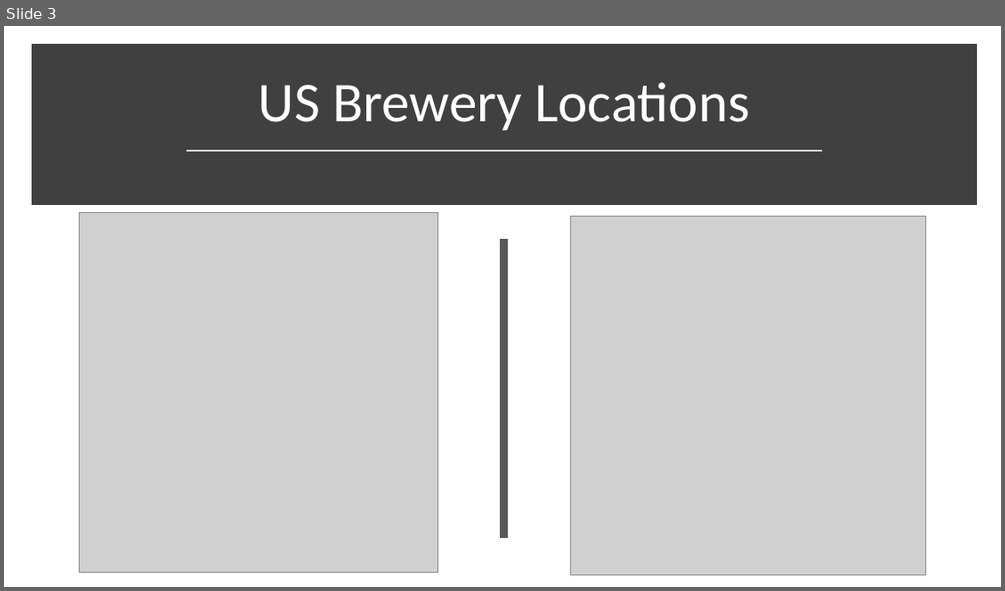
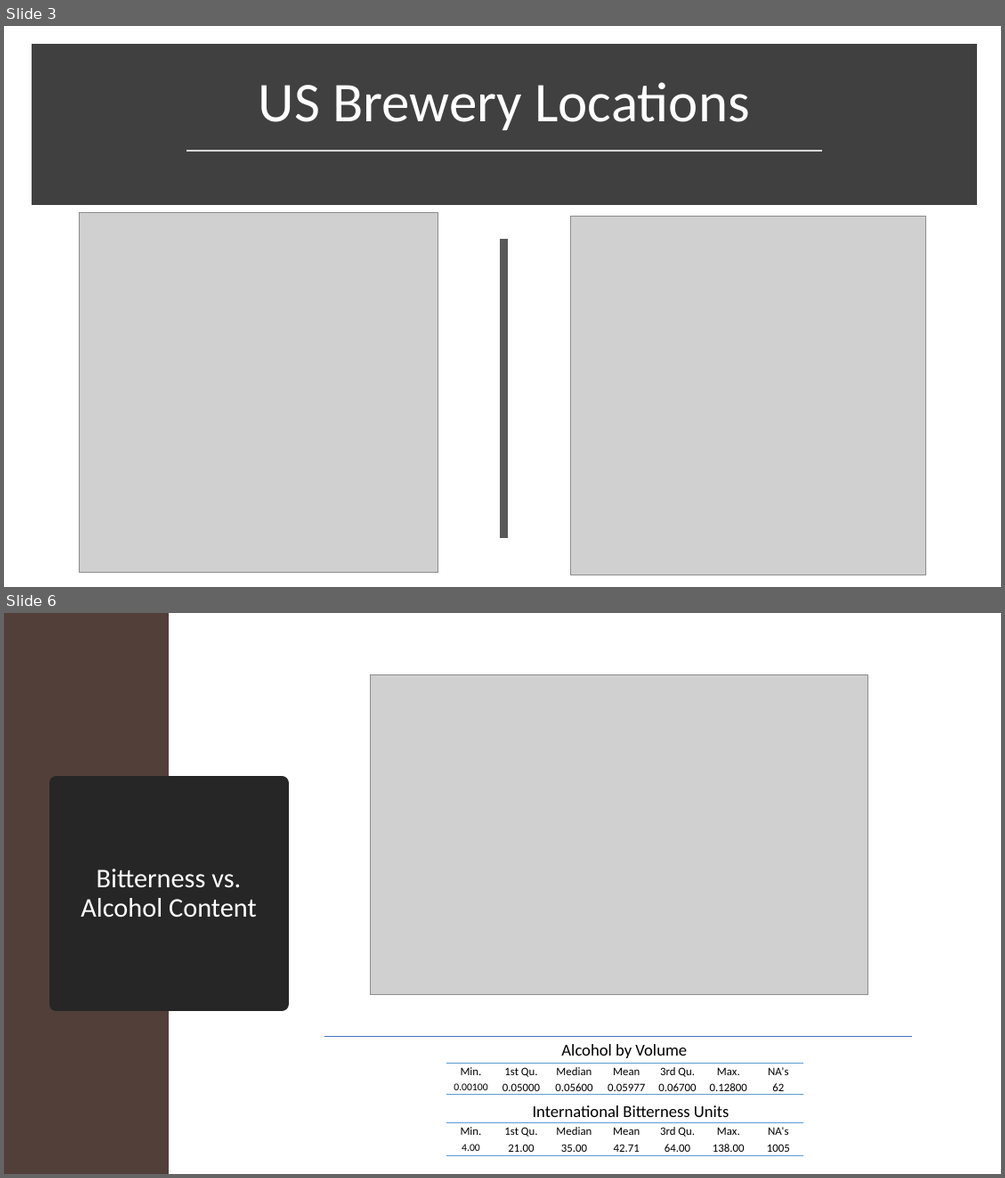
Before and after one commit to jncolema/MSDS_DDS_Spring_2019, a slide deck: Project/Code/Project 1 - Budweiser - JNC.pptx. Shown one above the other, each under a label of ours: slide 3 before the commit, slides 3 and 6 after it; the slides between them are not shown. The pictures are 1005x591 and 1005x1178 pixels, drawn with LibreOffice and Linux fonts; fonts in the diff are those of the drawing; grey boxes stand for pictures. Boxes give left, top, right and bottom in pixels: in the first picture for what was removed or moved away, otherwise in the second. Text is boxed around its words. In the diff, an @@ line names an element or a change of style, - is before the commit and + after.

```diff
--- a/Project/Code/Project 1 - Budweiser - JNC.pptx
+++ b/Project/Code/Project 1 - Budweiser - JNC.pptx
@@ slide 6 added at <box>4,613,1001,1174</box>, background #FFFFFF @@
@@ rectangle added at <box>4,613,169,1174</box>, fill #523F3A @@
@@ picture added at <box>371,675,868,995</box> @@
@@ title added at <box>57,783,282,1004</box>, fill #262626, outline #262626 13.75 pt, 26 pt, text #FFFFFF @@
+Bitterness vs. Alcohol Content
@@ line added from (324, 1037) to (912, 1037), #4472C4 0.5 pt @@
@@ table added at <box>446,1063,805,1098</box>, 2 rows, 7 columns @@
+Min. | 1st Qu. | Median | Mean | 3rd Qu. | Max. | NA's
+0.00100 | 0.05000 | 0.05600 | 0.05977 | 0.06700 | 0.12800 | 62
@@ text added at <box>561,1044,687,1058</box>, 16 pt, text #000000 @@
+Alcohol by Volume
@@ text added at <box>533,1105,729,1117</box>, 16 pt, text #000000 @@
+International Bitterness Units
@@ table added at <box>446,1123,805,1156</box>, 2 rows, 7 columns @@
+Min. | 1st Qu. | Median | Mean | 3rd Qu. | Max. | NA's
+4.00 | 21.00 | 35.00 | 42.71 | 64.00 | 138.00 | 1005
```
Also in this commit, not shown: 1 slide changed, 1 other slide added, 1 slide removed, 2 other files.
